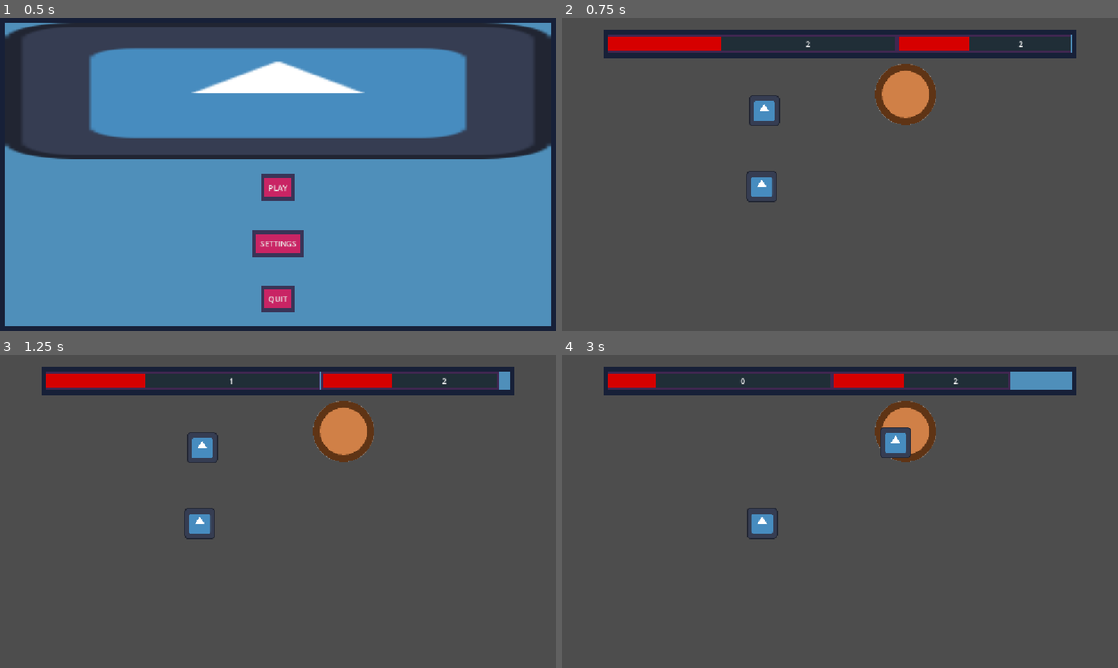
Above: before the commit, frames 1-4 (two rows, left to right).
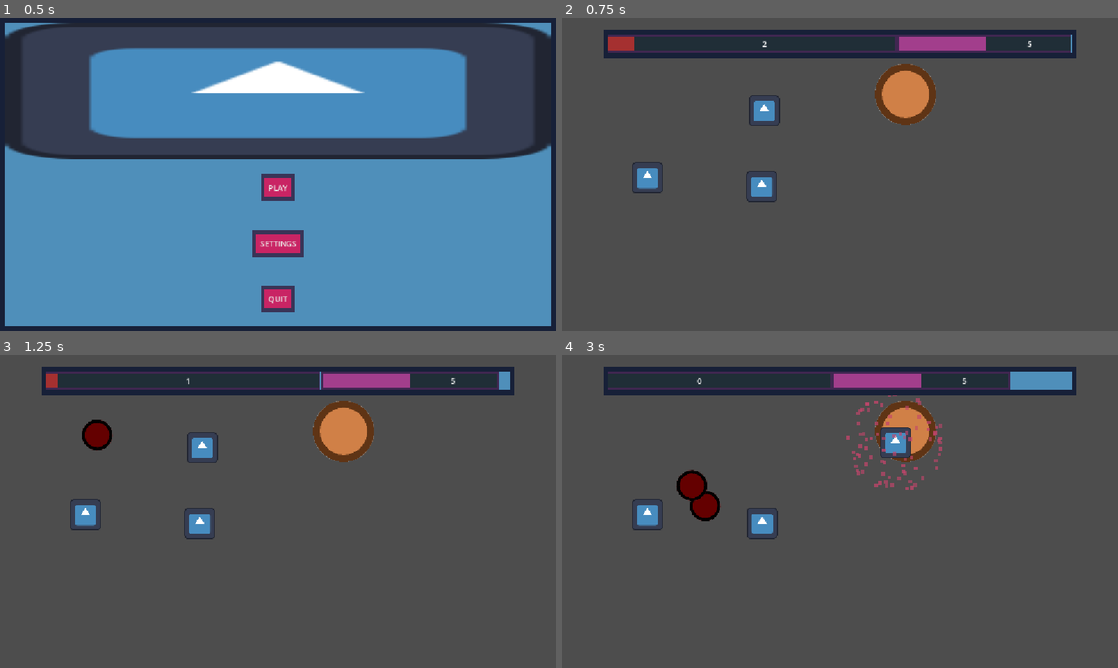
Above: after the commit, the same moments.

Repository: MagnusLucas/BrackeysAugust26
Game: Godot game, scene res://scenes/main_menu.tscn
Same seed, same stepped clock (60 frames per second), same inputs: the game is played once before the commit and once after it. The engine's default icon, where the game draws it, is replaced by a stand-in: a white triangle on a blue panel in a dark square.
Inputs (mouse positions are in pixels of both pictures, inside the frame that each line leads up to):
- Up to frame 1 (0.5 s): no input
- Up to frame 2 (0.75 s): click "PLAY" at 0.5 s
- Up to frame 3 (1.25 s): no input
- Up to frame 4 (3 s): move the mouse to (762, 448) at 1.27 s; click (762, 448) at 1.42 s; move the mouse to (762, 524) at 2.02 s; click (762, 524) at 2.17 s; move the mouse to (895, 442) at 2.77 s; click (895, 442) at 2.92 s

Frame 1 is identical in both runs. In frame 2, 2.0% of the frame differs, in the area x 8-85%, y 6-56%; in frame 3, 2.3%; in frame 4, 2.8%, in the area x 8-73%, y 6-56%.
Error before the commit: Invalid access to property or key 'colour' on a base object of type 'Nil'. (res://scenes/wave/wave_ui.gd:44)

Commit message:
Added area attack, support for different attack targets

Diff:
--- a/data/basic_enemy.tres
+++ b/data/basic_enemy.tres
@@ -4,5 +4,6 @@
 
 [resource]
 script = ExtResource("1_hheet")
+colour = Color(0.64705884, 0.1882353, 0.1882353, 1)
 speed = 100
 metadata/_custom_type_script = "uid://cnr71mbccl4q2"
--- a/data/tower_stats.gd
+++ b/data/tower_stats.gd
@@ -1,7 +1,29 @@
 class_name TowerStats
 extends Resource
 
+enum AttackShape{
+	BULLET,
+	AREA,
+}
+
+enum AttackTarget{
+	ENEMY,
+	TOWER,
+	BASE,
+}
+
+enum AttackEffect{
+	DAMAGE,
+	BUFF,
+}
+
 @export var see_range: float
 @export var attack_interval: float
-@export var bullet_damage := 10
+
+@export var attack_shape: AttackShape
+
 @export var damage_per_bullet := 10.0
+@export var buff_percent := 100.0
+@export var buff_duration := 1.0
+
+@export var attack_target: AttackTarget
--- a/scenes/bullet/bullet.gd
+++ b/scenes/bullet/bullet.gd
@@ -11,12 +11,12 @@
 
 static func spawn_bullet(
 		bullet_speed: float, fly_direction: Vector2,
-		lifetime: float, bullet_damage: float) -> Bullet:
+		lifetime: float, damage_per_bullet: float) -> Bullet:
 	var bullet: Bullet = BULLET.instantiate()
 	bullet.speed = bullet_speed
 	bullet.direction = fly_direction
 	bullet.lifetime_timer.wait_time = lifetime
-	bullet.damage = bullet_damage
+	bullet.damage = damage_per_bullet
 	return bullet
 
 
--- a/scenes/enemy/enemy.gd
+++ b/scenes/enemy/enemy.gd
@@ -14,7 +14,7 @@
 		path_follow.progress += stats.speed * delta
 
 
-func _take_damage(amount: float) -> void:
+func take_damage(amount: float) -> void:
 	stats.health -= amount
 	if stats.health <= 0:
 		_die()
@@ -22,7 +22,7 @@
 
 func _on_area_entered(area: Area2D) -> void:
 	if area is Bullet:
-		_take_damage((area as Bullet).get_damage())
+		take_damage((area as Bullet).get_damage())
 
 
 func _die() -> void:
--- a/scenes/test_scene.tscn
+++ b/scenes/test_scene.tscn
@@ -1,9 +1,13 @@
 [gd_scene format=3 uid="uid://w8bwcijdbdd3"]
 
+[ext_resource type="Script" uid="uid://l30wx1ac771v" path="res://data/tower_stats.gd" id="3_h3xc6"]
 [ext_resource type="PackedScene" uid="uid://b6qexenqqef30" path="res://scenes/base/base.tscn" id="3_nd71p"]
+[ext_resource type="Resource" uid="uid://tjpah63bte83" path="res://data/basic_tower_stats.tres" id="3_s36qc"]
 [ext_resource type="PackedScene" uid="uid://b4ynafkntrxwl" path="res://scenes/tower/tower.tscn" id="4_7ddre"]
 [ext_resource type="Script" uid="uid://bgrv1axsi84hd" path="res://components/enemy_spawner.gd" id="5_qjeyg"]
 [ext_resource type="Script" uid="uid://bt1xs3f0rj8s1" path="res://data/wave_stats.gd" id="6_3qnke"]
+[ext_resource type="Resource" uid="uid://b30b3apuooasb" path="res://data/basic_enemy.tres" id="6_rnaij"]
+[ext_resource type="Script" uid="uid://cnr71mbccl4q2" path="res://data/enemy_stats.gd" id="7_h3xc6"]
 [ext_resource type="Script" uid="uid://bpa1ym1cht2d3" path="res://custom_nodes/wave_manager.gd" id="7_wtsjf"]
 [ext_resource type="PackedScene" uid="uid://ciax1ej5mlsh1" path="res://scenes/upcoming_waves_ui/upcoming_waves_ui.tscn" id="8_rnaij"]
 
@@ -13,15 +17,37 @@
 }
 point_count = 3
 
+[sub_resource type="Resource" id="Resource_6qxox"]
+script = ExtResource("3_h3xc6")
+see_range = 100.0
+attack_interval = 1.0
+attack_target = 1
+metadata/_custom_type_script = "uid://l30wx1ac771v"
+
+[sub_resource type="Resource" id="Resource_s36qc"]
+script = ExtResource("3_h3xc6")
+see_range = 100.0
+attack_interval = 1.0
+attack_shape = 1
+attack_target = 2
+metadata/_custom_type_script = "uid://l30wx1ac771v"
+
 [sub_resource type="Resource" id="Resource_qjeyg"]
 script = ExtResource("6_3qnke")
+enemy_resource = ExtResource("6_rnaij")
 number_of_enemies = 2
 wave_length = 10.0
 spawn_time = 1.0
 metadata/_custom_type_script = "uid://bt1xs3f0rj8s1"
 
+[sub_resource type="Resource" id="Resource_e7epm"]
+script = ExtResource("7_h3xc6")
+colour = Color(0.63529414, 0.24313726, 0.54901963, 1)
+metadata/_custom_type_script = "uid://cnr71mbccl4q2"
+
 [sub_resource type="Resource" id="Resource_3qnke"]
 script = ExtResource("6_3qnke")
+enemy_resource = SubResource("Resource_e7epm")
 number_of_enemies = 5
 wave_length = 6.0
 spawn_time = 3.0
@@ -37,9 +63,15 @@
 
 [node name="Tower" parent="." unique_id=1378462679 instance=ExtResource("4_7ddre")]
 position = Vector2(419, 192)
+tower_stats = ExtResource("3_s36qc")
 
-[node name="Tower2" parent="." unique_id=272296311 instance=ExtResource("4_7ddre")]
+[node name="Tower3" parent="." unique_id=272296311 instance=ExtResource("4_7ddre")]
+position = Vector2(177, 331)
+tower_stats = SubResource("Resource_6qxox")
+
+[node name="Tower2" parent="." unique_id=2102954197 instance=ExtResource("4_7ddre")]
 position = Vector2(414, 349)
+tower_stats = SubResource("Resource_s36qc")
 
 [node name="EnemySpawner" type="Node2D" parent="." unique_id=899718097 node_paths=PackedStringArray("parent", "wave_manager")]
 script = ExtResource("5_qjeyg")
--- /dev/null
+++ b/scenes/tower/area_attack_visual.gd
@@ -0,0 +1,19 @@
+class_name AreaAttackVisual
+extends CPUParticles2D
+
+@export var attack_area: AttackRange
+
+
+func _ready() -> void:
+	if attack_area.is_node_ready():
+		_setup()
+	else:
+		attack_area.ready.connect(_setup)
+
+
+func _setup() -> void:
+	emission_sphere_radius = attack_area.size
+
+
+func attack() -> void:
+	emitting = true
--- a/scenes/tower/tower.gd
+++ b/scenes/tower/tower.gd
@@ -2,17 +2,19 @@
 extends Node2D
 
 @export var tower_stats: TowerStats : set = set_stats
+@export var collision_area: Area2D
 
-var enemies_in_range: Array[Enemy]
+var enemies_in_range: Array[Node2D]
 
 @onready var attack_range: AttackRange = $AttackRange
 @onready var attack_interval_timer: Timer = $AttackIntervalTimer
 @onready var bullet_spawner: Node2D = $BulletSpawner
+@onready var area_attack_visual: AreaAttackVisual = $AreaAttackVisual
 
 
 func _ready() -> void:
-	attack_range.area_entered.connect(_on_attack_range_enemy_entered)
-	attack_range.area_exited.connect(_on_attack_range_enemy_exited)
+	attack_range.area_entered.connect(_on_attack_range_area_entered)
+	attack_range.area_exited.connect(_on_attack_range_area_exited)
 	attack_interval_timer.timeout.connect(shoot)
 
 
@@ -23,17 +25,50 @@
 	if is_node_ready():
 		attack_interval_timer.wait_time = tower_stats.attack_interval
 		attack_range.size = tower_stats.see_range
+		area_attack_visual.set_lifetime(tower_stats.attack_interval * 0.95)
 	else:
 		ready.connect(set_stats.bind(tower_stats))
 
 
-func shoot(target: Enemy = enemies_in_range[0]) -> void:
-	var direction := target.global_position - bullet_spawner.global_position
-	var bullet := Bullet.spawn_bullet(50, direction, 10, tower_stats.damage_per_bullet)
-	bullet_spawner.add_child.call_deferred(bullet)
+func shoot(target: Node2D = enemies_in_range[0]) -> void:
+	match tower_stats.attack_shape:
+		TowerStats.AttackShape.BULLET:
+			var direction := target.global_position - bullet_spawner.global_position
+			var bullet := Bullet.spawn_bullet(50, direction, 10, tower_stats.damage_per_bullet)
+			bullet_spawner.add_child.call_deferred(bullet)
+		TowerStats.AttackShape.AREA:
+			area_attack_visual.attack()
+			for enemy in enemies_in_range:
+				_hit_enemy(enemy)
 
 
-func _on_attack_range_enemy_entered(enemy: Enemy) -> void:
+func _hit_enemy(enemy: Node2D) -> void:
+	match tower_stats.attack_target:
+		TowerStats.AttackTarget.ENEMY:
+			if not enemy is Enemy: return
+			(enemy as Enemy).take_damage(tower_stats.damage_per_bullet)
+		TowerStats.AttackTarget.BASE:
+			if not enemy is Base: return
+			#print("ouch, not my base!")
+		TowerStats.AttackTarget.TOWER:
+			if not enemy is Tower: return
+			#print("tower bonked!")
+
+
+func _on_attack_range_area_entered(area: Area2D) -> void:
+	match(tower_stats.attack_target):
+		TowerStats.AttackTarget.ENEMY:
+			if area is Enemy:
+				_on_enemy_entered_range(area as Enemy)
+		TowerStats.AttackTarget.TOWER:
+			if area is TowerArea2D and area != collision_area:
+				_on_tower_entered_range((area as TowerArea2D).tower)
+		TowerStats.AttackTarget.BASE:
+			if area is Base:
+				_on_base_entered_range(area as Base)
+
+
+func _on_enemy_entered_range(enemy: Enemy) -> void:
 	if enemies_in_range.is_empty():
 		if attack_interval_timer.is_stopped():
 			shoot(enemy)
@@ -41,12 +76,46 @@
 	enemies_in_range.append(enemy)
 
 
-func _on_attack_range_enemy_exited(enemy: Enemy) -> void:
+func _on_tower_entered_range(tower: Tower) -> void:
+	if enemies_in_range.is_empty():
+		if attack_interval_timer.is_stopped():
+			shoot(tower)
+			attack_interval_timer.start()
+	enemies_in_range.append(tower)
+
+
+func _on_base_entered_range(base: Base) -> void:
+	if attack_interval_timer.is_stopped():
+		shoot(base)
+		attack_interval_timer.start()
+	enemies_in_range.append(base)
+
+
+func _on_attack_range_area_exited(area: Area2D) -> void:
+	match(tower_stats.attack_target):
+		TowerStats.AttackTarget.ENEMY:
+			if area is Enemy:
+				_on_enemy_exited_range(area as Enemy)
+		TowerStats.AttackTarget.TOWER:
+			if area is TowerArea2D:
+				_on_tower_exited_range((area as TowerArea2D).tower)
+		TowerStats.AttackTarget.BASE:
+			if area is Base:
+				_on_base_exited_range(area as Base)
+
+
+func _on_enemy_exited_range(enemy: Enemy) -> void:
 	enemies_in_range.erase(enemy)
 	if enemies_in_range.is_empty():
 		attack_interval_timer.stop()
 
 
-func _on_input_event(_viewport: Node, event: InputEvent, _shape_idx: int) -> void:
-	if event is InputEventMouseButton and event.pressed and event.button_index == MOUSE_BUTTON_LEFT:
-		print("button!")
+func _on_tower_exited_range(tower: Tower) -> void:
+	enemies_in_range.erase(tower)
+	if enemies_in_range.is_empty():
+		attack_interval_timer.stop()
+
+
+func _on_base_exited_range(base: Base) -> void:
+	enemies_in_range.erase(base)
+	attack_interval_timer.stop()
--- a/scenes/tower/tower.tscn
+++ b/scenes/tower/tower.tscn
@@ -2,16 +2,35 @@
 
 [ext_resource type="Script" uid="uid://dk5gok64vxf3t" path="res://scenes/tower/tower.gd" id="1_r21n7"]
 [ext_resource type="Texture2D" uid="uid://0jssmfmsn2ra" path="res://icon.svg" id="2_cbwxl"]
-[ext_resource type="Resource" uid="uid://tjpah63bte83" path="res://data/basic_tower_stats.tres" id="2_nfofi"]
 [ext_resource type="Script" uid="uid://br4k1mhulpog1" path="res://components/attack_range.gd" id="3_cbwxl"]
 [ext_resource type="Script" uid="uid://cyv42kgt3m6wl" path="res://scenes/tower/tower_area_2d.gd" id="3_vec08"]
+[ext_resource type="Script" uid="uid://q7mrccfyw1ph" path="res://scenes/tower/area_attack_visual.gd" id="5_vec08"]
 
 [sub_resource type="RectangleShape2D" id="RectangleShape2D_g4v7s"]
 size = Vector2(64, 64)
 
-[node name="Tower" type="Node2D" unique_id=272296311]
+[sub_resource type="Gradient" id="Gradient_nfofi"]
+interpolation_mode = 1
+colors = PackedColorArray(0.8745098, 0.5176471, 0.64705884, 1, 0.8745098, 0.5176471, 0.64705884, 1)
+
+[sub_resource type="GradientTexture2D" id="GradientTexture2D_g4v7s"]
+gradient = SubResource("Gradient_nfofi")
+width = 8
+height = 8
+
+[sub_resource type="Curve" id="Curve_vec08"]
+_data = [Vector2(0, 1), 0.0, 0.0, 0, 0, Vector2(1, 0), 0.0, 0.0, 0, 0]
+point_count = 2
+
+[sub_resource type="Gradient" id="Gradient_yf5fn"]
+colors = PackedColorArray(0.8745098, 0.5176471, 0.64705884, 1, 0.8745098, 0.5176471, 0.64705884, 0)
+
+[sub_resource type="Gradient" id="Gradient_57qmd"]
+colors = PackedColorArray(1, 1, 1, 1, 1, 1, 1, 0.7294118)
+
+[node name="Tower" type="Node2D" unique_id=272296311 node_paths=PackedStringArray("collision_area")]
 script = ExtResource("1_r21n7")
-tower_stats = ExtResource("2_nfofi")
+collision_area = NodePath("TowerArea2D")
 
 [node name="TowerArea2D" type="Area2D" parent="." unique_id=357795283 node_paths=PackedStringArray("tower")]
 collision_layer = 16
@@ -27,7 +46,7 @@
 texture = ExtResource("2_cbwxl")
 
 [node name="AttackRange" type="Area2D" parent="." unique_id=867181353]
-collision_mask = 2
+collision_mask = 22
 monitorable = false
 script = ExtResource("3_cbwxl")
 metadata/_custom_type_script = "uid://br4k1mhulpog1"
@@ -36,4 +55,19 @@
 
 [node name="BulletSpawner" type="Node2D" parent="." unique_id=1072665542]
 
+[node name="AreaAttackVisual" type="CPUParticles2D" parent="." unique_id=1429703824 node_paths=PackedStringArray("attack_area")]
+emitting = false
+amount = 80
+texture = SubResource("GradientTexture2D_g4v7s")
+one_shot = true
+explosiveness = 1.0
+emission_shape = 2
+emission_sphere_radius = 100.0
+gravity = Vector2(0, 0)
+scale_amount_curve = SubResource("Curve_vec08")
+color_ramp = SubResource("Gradient_yf5fn")
+color_initial_ramp = SubResource("Gradient_57qmd")
+script = ExtResource("5_vec08")
+attack_area = NodePath("../AttackRange")
+
 [connection signal="input_event" from="TowerArea2D" to="TowerArea2D" method="_on_input_event"]
--- a/scenes/upcoming_waves_ui/upcoming_waves_ui.tscn
+++ b/scenes/upcoming_waves_ui/upcoming_waves_ui.tscn
@@ -4,6 +4,17 @@
 [ext_resource type="Script" uid="uid://dw1bpo4uekk23" path="res://scenes/upcoming_waves_ui/upcoming_waves_ui.gd" id="1_rxdv2"]
 [ext_resource type="PackedScene" uid="uid://cfukaer5ni8nm" path="res://scenes/wave/wave_ui.tscn" id="3_3pr71"]
 [ext_resource type="Script" uid="uid://jhu74ckqamec" path="res://scenes/upcoming_waves_ui/wave_container.gd" id="3_affl4"]
+[ext_resource type="Script" uid="uid://bt1xs3f0rj8s1" path="res://data/wave_stats.gd" id="4_nrcq3"]
+[ext_resource type="Script" uid="uid://cnr71mbccl4q2" path="res://data/enemy_stats.gd" id="5_vu2n1"]
+
+[sub_resource type="Resource" id="Resource_y0a0t"]
+script = ExtResource("5_vu2n1")
+metadata/_custom_type_script = "uid://cnr71mbccl4q2"
+
+[sub_resource type="Resource" id="Resource_hheet"]
+script = ExtResource("4_nrcq3")
+enemy_resource = SubResource("Resource_y0a0t")
+metadata/_custom_type_script = "uid://bt1xs3f0rj8s1"
 
 [node name="UpcomingWavesUI" type="PanelContainer" unique_id=1173204523]
 anchors_preset = 5
@@ -26,6 +37,7 @@
 layout_mode = 2
 theme_override_constants/separation = 1
 script = ExtResource("3_affl4")
+wave_array = Array[ExtResource("4_nrcq3")]([SubResource("Resource_hheet")])
 
 [node name="WaveUI" parent="WaveMover/WaveContainer" unique_id=1840122186 instance=ExtResource("3_3pr71")]
 layout_mode = 2
--- a/scenes/wave/wave_ui.tscn
+++ b/scenes/wave/wave_ui.tscn
@@ -2,6 +2,7 @@
 
 [ext_resource type="Script" uid="uid://pitebr11hb5d" path="res://scenes/wave/wave_ui.gd" id="1_hqra4"]
 [ext_resource type="Script" uid="uid://bt1xs3f0rj8s1" path="res://data/wave_stats.gd" id="2_av0sf"]
+[ext_resource type="Script" uid="uid://cnr71mbccl4q2" path="res://data/enemy_stats.gd" id="2_khwa1"]
 
 [sub_resource type="StyleBoxFlat" id="StyleBoxFlat_g4v7s"]
 bg_color = Color(0.1254902, 0.18039216, 0.21568628, 1)
@@ -11,9 +12,13 @@
 border_width_bottom = 4
 border_color = Color(0.2509804, 0.15294118, 0.31764707, 1)
 
+[sub_resource type="Resource" id="Resource_nrcq3"]
+script = ExtResource("2_khwa1")
+metadata/_custom_type_script = "uid://cnr71mbccl4q2"
+
 [sub_resource type="Resource" id="Resource_r2vna"]
 script = ExtResource("2_av0sf")
-enemy_colour = Color(0.8392157, 0, 0, 1)
+enemy_resource = SubResource("Resource_nrcq3")
 number_of_enemies = 2
 wave_length = 5.0
 spawn_time = 2.0
Not shown, added: scenes/tower/area_attack_visual.gd.uid
